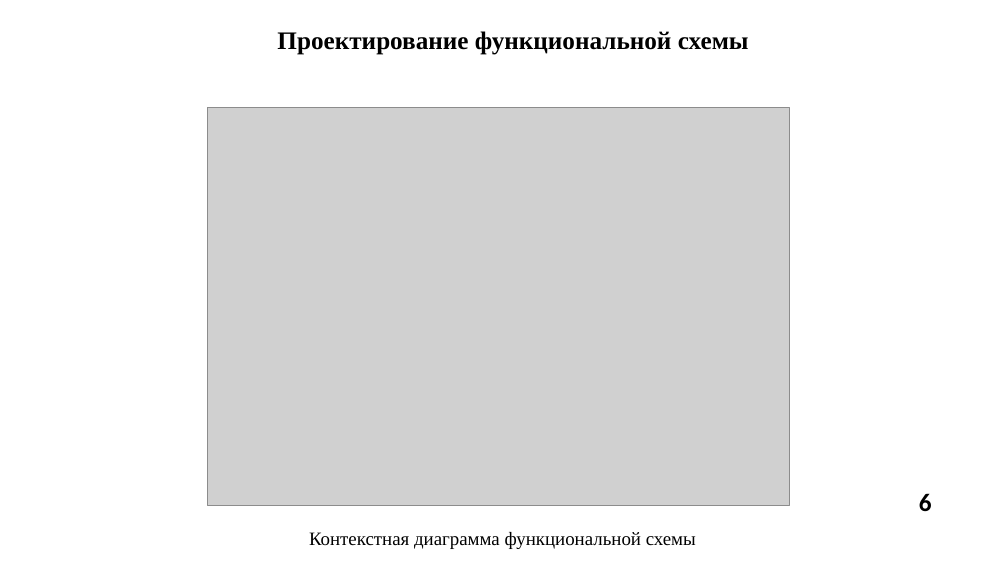
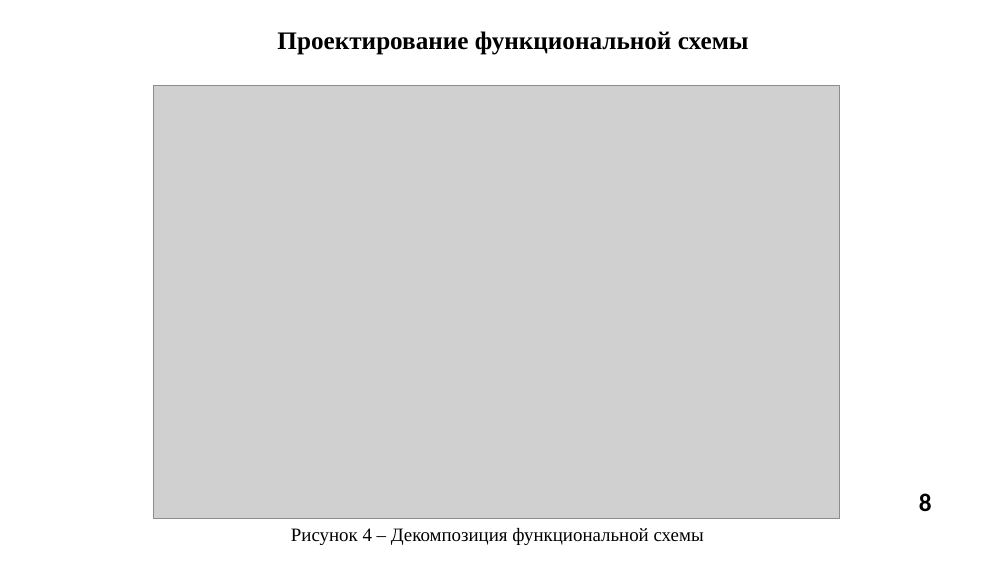
Before and after one commit to PabloPerdolie/eventManagement, a slide deck: slide 8 of диплом/ПРЕДДИПЛОМНАЯ_ПРАКТИКА/ПДП_Презентация_ИКБО-30-21_ПарусовПА.pptx (slide 6 before the commit). Drawn at 1008x567 pixels with LibreOffice and Linux fonts; fonts in the diff are those of the drawing; grey boxes stand for pictures; background and template pictures are left out. Boxes give left, top, right and bottom in pixels: in the first picture for what was removed or moved away, otherwise in the second. Text is boxed around its words. In the diff, an @@ line names an element or a change of style, - is before the commit and + after.

```diff
--- a/диплом/ПРЕДДИПЛОМНАЯ_ПРАКТИКА/ПДП_Презентация_ИКБО-30-21_ПарусовПА.pptx
+++ b/диплом/ПРЕДДИПЛОМНАЯ_ПРАКТИКА/ПДП_Презентация_ИКБО-30-21_ПарусовПА.pptx
@@ picture: place and size @@
-picture at [208, 107, 789, 505]
+picture at [154, 85, 840, 519]
@@ page number at [919, 493, 932, 511]: text changed @@
-6
+8
@@ text at [291, 528, 704, 545]: text changed @@
-Контекстная диаграмма функциональной схемы
+Рисунок 4 – Декомпозиция функциональной схемы
```
Also in this commit, not shown: 12 other slides changed, 4 slides added, 5 slides removed, 31 other files.
